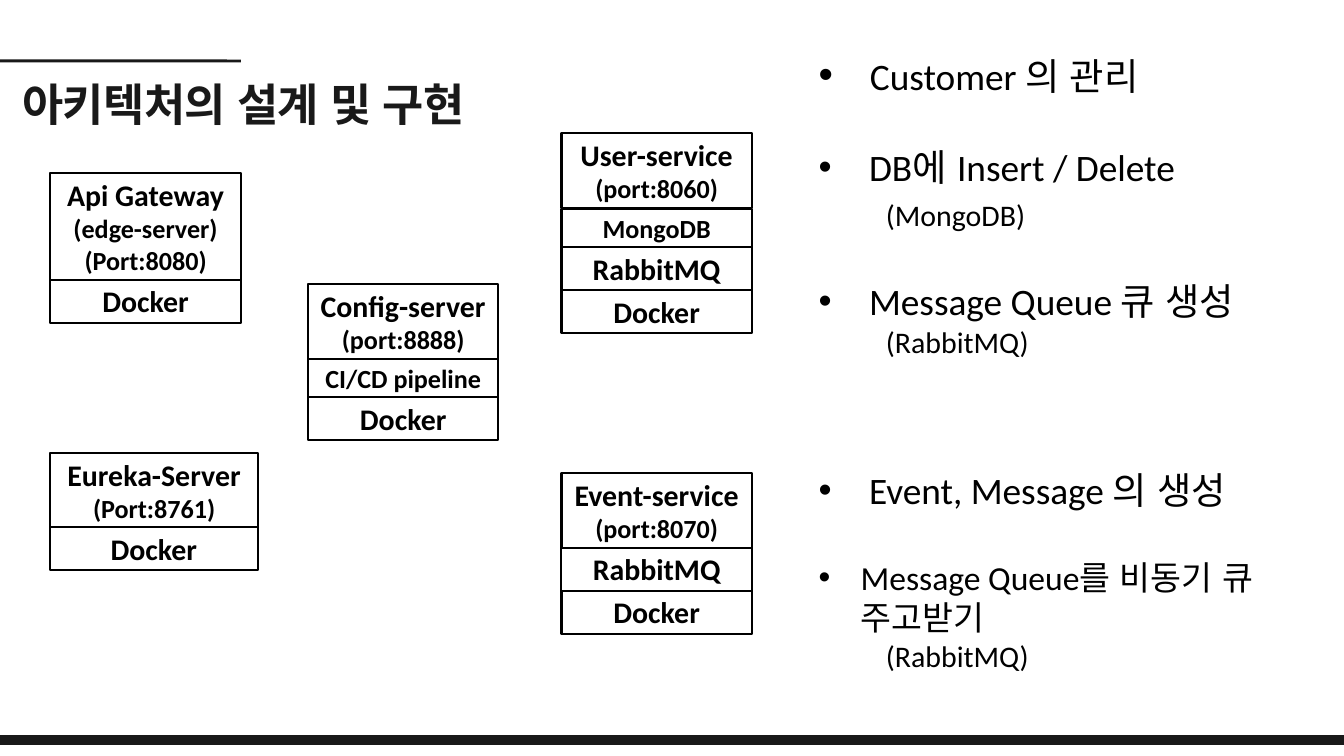
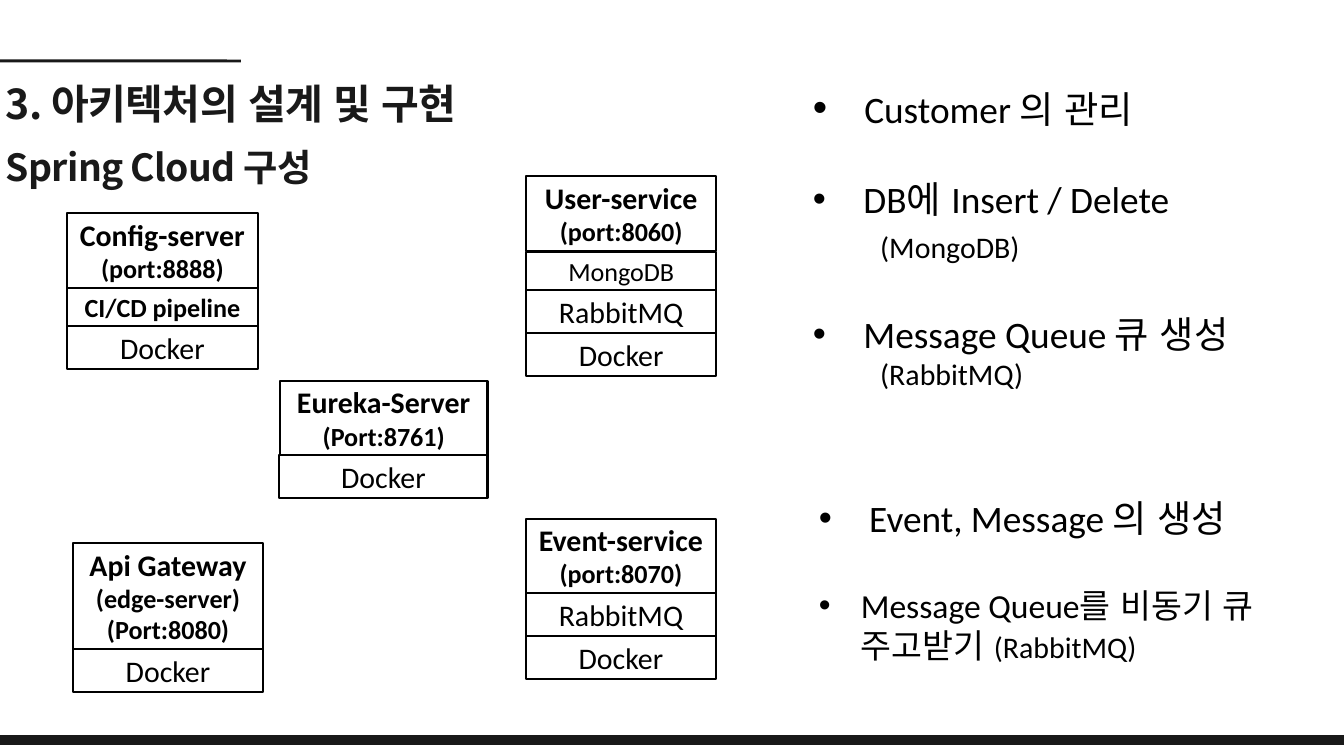
Before and after one commit to dbehdrbs0806/4rd_1sem, a slide deck: slide 11 of GraduationGuidance/20204077_유동균_논문발표ppt.pptx (slide 6 before the commit). Drawn at 1344x756 pixels with LibreOffice and Linux fonts; fonts in the diff are those of the drawing. Boxes give left, top, right and bottom in pixels: in the first picture for what was removed or moved away, otherwise in the second. Text is boxed around its words. In the diff, an @@ line names an element or a change of style, - is before the commit and + after.

```diff
--- a/GraduationGuidance/20204077_유동균_논문발표ppt.pptx
+++ b/GraduationGuidance/20204077_유동균_논문발표ppt.pptx
@@ text at <box>6,84,457,190</box>: text changed; size 48 to 40 pt @@
-아키텍처의 설계 및 구현
+3. 아키텍처의 설계 및 구현
+Spring Cloud 구성
@@ text "Customer 의 관리": place and size @@
-text "Customer 의 관리" at <box>869,59,1234,357</box>
+text "Customer 의 관리" at <box>863,92,1229,389</box>
@@ rectangle "MongoDB": place and size @@
-rectangle "MongoDB" at <box>562,209,752,247</box>
+rectangle "MongoDB" at <box>526,251,716,290</box>
@@ 3 rectangles: place and size @@
-3 rectangles at <box>308,284,498,440</box>
+3 rectangles at <box>67,213,257,370</box>
@@ rectangle "Eureka-Server": place and size @@
-rectangle "Eureka-Server" at <box>50,453,258,528</box>
+rectangle "Eureka-Server" at <box>280,381,488,456</box>
@@ bold off in 8 elements at <box>526,251,716,290</box>, <box>526,333,716,376</box>, <box>526,290,716,333</box>, <box>526,593,716,636</box>, <box>526,636,716,679</box>, <box>67,327,257,370</box>, <box>73,649,263,692</box>, <box>280,456,488,499</box> @@
@@ rectangle "Docker": place and size @@
-rectangle "Docker" at <box>50,528,258,571</box>
+rectangle "Docker" at <box>280,456,488,499</box>
@@ text "Event, Message 의 생성": place and size @@
-text "Event, Message 의 생성" at <box>861,562,1253,671</box>
+text "Event, Message 의 생성" at <box>861,501,1253,662</box>
@@ rectangle "Api Gateway": place and size @@
-rectangle "Api Gateway" at <box>50,173,241,280</box>
+rectangle "Api Gateway" at <box>73,543,263,649</box>
@@ text at <box>861,590,1253,662</box>: text changed @@
-• Message Queue를 비동기 큐 주고받기
-(RabbitMQ)
+• Message Queue를 비동기 큐 주고받기 (RabbitMQ)
@@ rectangle "Docker": place and size @@
-rectangle "Docker" at <box>50,280,241,323</box>
+rectangle "Docker" at <box>73,649,263,692</box>
@@ 6 rectangles: place and size @@
-6 rectangles at <box>562,133,753,634</box>
+6 rectangles at <box>526,176,716,679</box>
```
Also in this commit, not shown: 5 other slides changed, 11 slides added, 7 slides removed, 3 other files.
